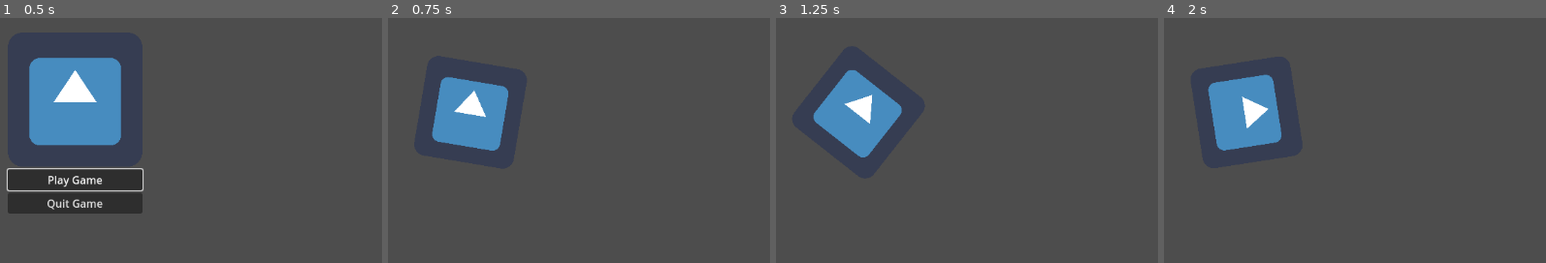
Above: before the commit, frames 1-4 (left to right).
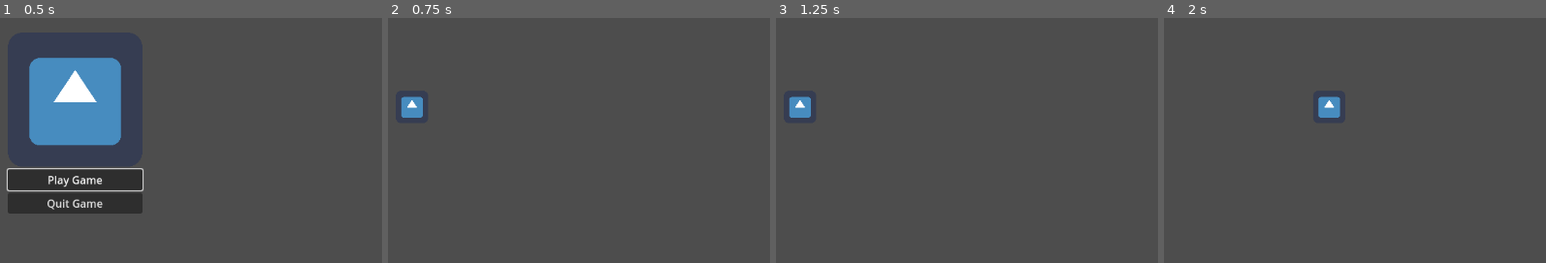
Above: after the commit, the same moments.

Repository: bardunbar/galway-game-jam-23
Game: Godot game, scene res://screens/main_menu/main_menu_scene.tscn
The game is run twice, just before and just after one commit, with the same random seed, the same clock (stepped at 60 frames per second) and the same inputs. The engine's default icon, where the game draws it, is replaced by a stand-in: a white triangle on a blue panel in a dark square.
Inputs:
- Up to frame 1 (0.5 s): no input
- Up to frame 2 (0.75 s): click "Play Game" at 0.5 s
- Up to frame 3 (1.25 s): no input
- Up to frame 4 (2 s): hold Right (move_right, bound only after the commit) from 1.28 s (still down)

Frame 1 is identical in both runs. In frame 2, 5.3% of the frame differs, in the area x 3-32%, y 24-55%; in frame 3, 5.3%; in frame 4, 5.3%, in the area x 11-47%, y 22-55%.

Commit message:
Adding initial player movement

Diff:
--- a/project/project.godot
+++ b/project/project.godot
@@ -15,6 +15,10 @@
 config/features=PackedStringArray("4.4", "GL Compatibility")
 config/icon="res://icon.svg"
 
+[dotnet]
+
+project/assembly_name="GameJam"
+
 [input]
 
 game_open_play_menu={
@@ -22,6 +26,30 @@
 "events": [Object(InputEventKey,"resource_local_to_scene":false,"resource_name":"","device":0,"window_id":0,"alt_presse …(194 unchanged characters)…
 ]
 }
+move_up={
+"deadzone": 0.2,
+"events": [Object(InputEventKey,"resource_local_to_scene":false,"resource_name":"","device":-1,"window_id":0,"alt_pressed":false,"shift_pressed":false,"ctrl_pressed":false,"meta_pressed":false,"pressed":false,"keycode":0,"physical_keycode":4194320,"key_label":0,"unicode":0,"location":0,"echo":false,"script":null)
+, Object(InputEventKey,"resource_local_to_scene":false,"resource_name":"","device":-1,"window_id":0,"alt_pressed":false,"shift_pressed":false,"ctrl_pressed":false,"meta_pressed":false,"pressed":false,"keycode":0,"physical_keycode":87,"key_label":0,"unicode":119,"location":0,"echo":false,"script":null)
+]
+}
+move_down={
+"deadzone": 0.2,
+"events": [Object(InputEventKey,"resource_local_to_scene":false,"resource_name":"","device":-1,"window_id":0,"alt_pressed":false,"shift_pressed":false,"ctrl_pressed":false,"meta_pressed":false,"pressed":false,"keycode":0,"physical_keycode":4194322,"key_label":0,"unicode":0,"location":0,"echo":false,"script":null)
+, Object(InputEventKey,"resource_local_to_scene":false,"resource_name":"","device":-1,"window_id":0,"alt_pressed":false,"shift_pressed":false,"ctrl_pressed":false,"meta_pressed":false,"pressed":false,"keycode":0,"physical_keycode":83,"key_label":0,"unicode":115,"location":0,"echo":false,"script":null)
+]
+}
+move_left={
+"deadzone": 0.2,
+"events": [Object(InputEventKey,"resource_local_to_scene":false,"resource_name":"","device":-1,"window_id":0,"alt_pressed":false,"shift_pressed":false,"ctrl_pressed":false,"meta_pressed":false,"pressed":false,"keycode":0,"physical_keycode":4194319,"key_label":0,"unicode":0,"location":0,"echo":false,"script":null)
+, Object(InputEventKey,"resource_local_to_scene":false,"resource_name":"","device":-1,"window_id":0,"alt_pressed":false,"shift_pressed":false,"ctrl_pressed":false,"meta_pressed":false,"pressed":false,"keycode":0,"physical_keycode":65,"key_label":0,"unicode":97,"location":0,"echo":false,"script":null)
+]
+}
+move_right={
+"deadzone": 0.2,
+"events": [Object(InputEventKey,"resource_local_to_scene":false,"resource_name":"","device":-1,"window_id":0,"alt_pressed":false,"shift_pressed":false,"ctrl_pressed":false,"meta_pressed":false,"pressed":false,"keycode":0,"physical_keycode":4194321,"key_label":0,"unicode":0,"location":0,"echo":false,"script":null)
+, Object(InputEventKey,"resource_local_to_scene":false,"resource_name":"","device":-1,"window_id":0,"alt_pressed":false,"shift_pressed":false,"ctrl_pressed":false,"meta_pressed":false,"pressed":false,"keycode":0,"physical_keycode":68,"key_label":0,"unicode":100,"location":0,"echo":false,"script":null)
+]
+}
 
 [rendering]
 
--- a/project/screens/game/game_scene.tscn
+++ b/project/screens/game/game_scene.tscn
@@ -3,18 +3,19 @@
 [ext_resource type="Script" uid="uid://cqdnoi24guymt" path="res://screens/game/game_script.gd" id="1_e6mtp"]
 [ext_resource type="Texture2D" uid="uid://ch2c0uus03qn6" path="res://assets/textures/godot_logo.png" id="1_wpo6x"]
 [ext_resource type="PackedScene" uid="uid://c4oy6yui5ffhj" path="res://screens/play_menu/play_menu_scene.tscn" id="2_jjnch"]
-[ext_resource type="Script" uid="uid://buy4c3xhcnogx" path="res://screens/game/twirl.gd" id="2_uald8"]
+[ext_resource type="Script" uid="uid://bi6r0conrx3a" path="res://screens/game/player.gd" id="3_b275y"]
 
 [node name="GameScene" type="Node2D"]
 script = ExtResource("1_e6mtp")
 play_menu = ExtResource("2_jjnch")
 
-[node name="Sprite2D" type="Sprite2D" parent="."]
-position = Vector2(587, 308)
-scale = Vector2(0.146484, 0.146484)
-texture = ExtResource("1_wpo6x")
-script = ExtResource("2_uald8")
-rate = 1.0
-
 [node name="InterfaceLayer" type="CanvasLayer" parent="."]
 unique_name_in_owner = true
+
+[node name="Player" type="Node2D" parent="."]
+position = Vector2(500, 300)
+script = ExtResource("3_b275y")
+
+[node name="Sprite2D" type="Sprite2D" parent="Player"]
+scale = Vector2(0.046, 0.046)
+texture = ExtResource("1_wpo6x")
--- /dev/null
+++ b/project/screens/game/player.gd
@@ -0,0 +1,48 @@
+extends Node2D
+
+var gridSize = 100
+var speed = 3
+var isMoving = false
+var movementAlpha: float = 0
+var movementDirection: Vector2i = Vector2i.ZERO
+var targetPosition: Vector2
+var prevPosition: Vector2
+
+func _ready() -> void:
+	# TODO: Set starting position
+	targetPosition = global_position
+	prevPosition = global_position
+	return
+
+func _process(delta: float) -> void:
+	processInput()
+	processMovement(delta)
+	return
+
+func processInput() -> void:
+	if not isMoving:
+		movementDirection = Vector2i.ZERO
+		if Input.is_action_pressed("move_right"):
+			targetPosition.x += gridSize
+			isMoving = true
+		if Input.is_action_pressed("move_left"):
+			targetPosition.x -= gridSize
+			isMoving = true
+		if Input.is_action_pressed("move_down"):
+			targetPosition.y += gridSize
+			isMoving = true
+		if Input.is_action_pressed("move_up"):
+			targetPosition.y -= gridSize
+			isMoving = true
+	return
+
+func processMovement(delta: float) -> void:
+	if isMoving:
+		movementAlpha += (delta * speed)
+		movementAlpha = clamp(movementAlpha, 0, 1)
+		var newLoc = ((targetPosition - prevPosition) * movementAlpha) + prevPosition
+		global_position = newLoc
+		if movementAlpha >= 1:
+			prevPosition = targetPosition
+			movementAlpha = 0
+			isMoving = false
Not shown, added: project/screens/game/player.gd.uid
